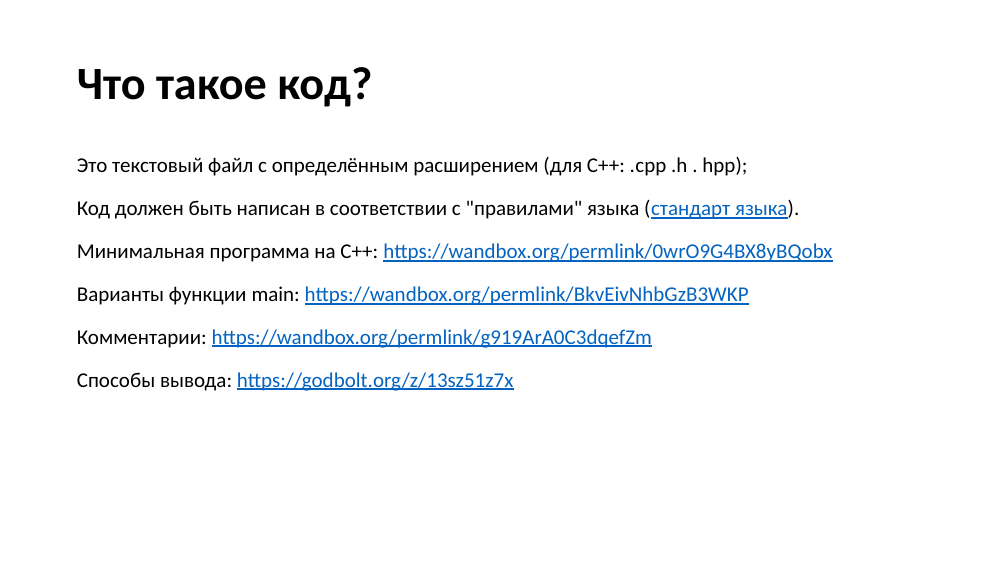
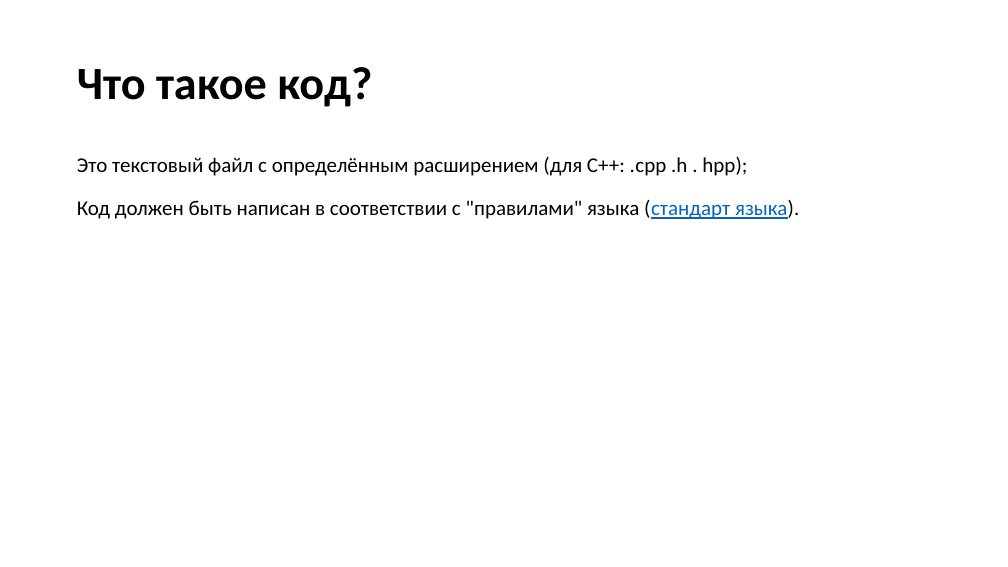
Before and after one commit to VladimirChabanov/alg_and_prog_2year, a slide deck: slide 15 of 01_lectures/lecture_01/presentation.pptx. Drawn at 1008x567 pixels with LibreOffice and Linux fonts; fonts in the diff are those of the drawing. Boxes give left, top, right and bottom in pixels: in the first picture for what was removed or moved away, otherwise in the second. Text is boxed around its words. In the diff, an @@ line names an element or a change of style, - is before the commit and + after.

```diff
--- a/01_lectures/lecture_01/presentation.pptx
+++ b/01_lectures/lecture_01/presentation.pptx
@@ text at (x1=77, y1=243, x2=832, y2=391): paragraphs removed @@
-Минимальная программа на С++: https://wandbox.org/permlink/0wrO9G4BX8yBQobx
-Варианты функции main: https://wandbox.org/permlink/BkvEivNhbGzB3WKP
-Комментарии: https://wandbox.org/permlink/g919ArA0C3dqefZm
-Способы вывода: https://godbolt.org/z/13sz51z7x
```
Also in this commit, not shown: 5 other slides changed, 3 slides added.
